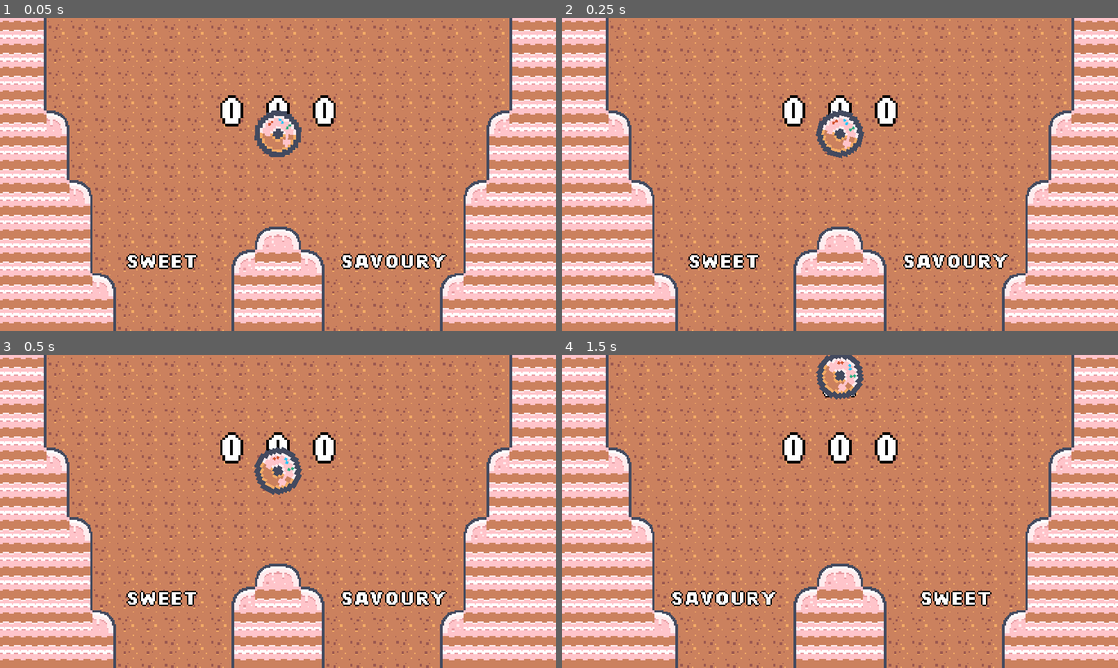
Above: before the commit, frames 1-4 (two rows, left to right).
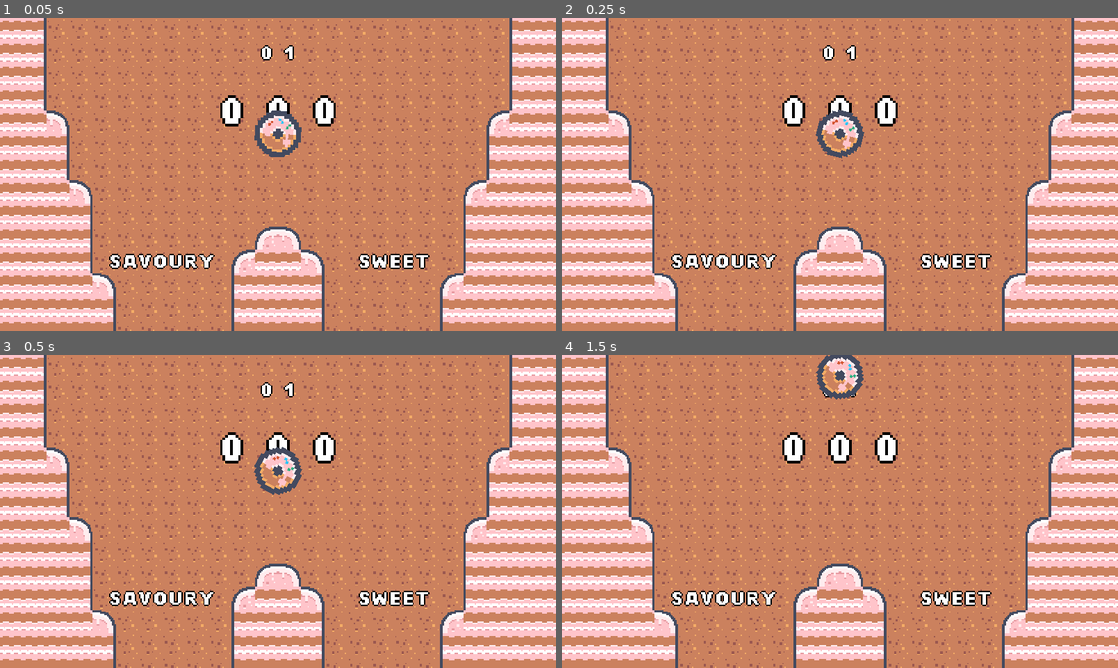
Above: after the commit, the same moments.

Repository: JakeDaSpud/kenney-jam-2024
Game: Godot game, scene res://Scenes/main_game.tscn
Two runs of this game, one before a commit and one after it. Both use one fixed random seed, a clock stepped at 60 frames per second and the inputs below.
Inputs (mouse positions are in pixels of both pictures, inside the frame that each line leads up to):
- Up to frame 1 (0.05 s): no input
- Up to frame 2 (0.25 s): no input
- Up to frame 3 (0.5 s): no input
- Up to frame 4 (1.5 s): move the mouse to (840, 470) at 0.52 s; click (840, 470) at 0.67 s; move the mouse to (728, 527) at 1.27 s; click (728, 527) at 1.42 s

The runs differ from the first frame. In frame 1, 1.2% of the frame differs, in the area x 19-81%, y 8-81%; in frame 2, 1.2%; in frame 3, 1.2%; in frame 4, nothing differs.

Commit message:
:bento: Added X Asset

Diff:
--- a/Scripts/Category_Collider.gd
+++ b/Scripts/Category_Collider.gd
@@ -41,11 +41,11 @@
 	):
 		_correct();
 		if (body.item_size == Item_Size.SINGLE):
-			Game_Manager.player_score += 0.1;
+			Game_Manager.player_score += 1;
 		elif (body.item_size == Item_Size.DOUBLE):
-			Game_Manager.player_score += 0.2;
+			Game_Manager.player_score += 2;
 		elif (body.item_size == Item_Size.TRIPLE):
-			Game_Manager.player_score += 0.3;
+			Game_Manager.player_score += 3;
 
 		Game_Manager.update_score_text();
 
--- a/Scripts/Falling_Item.gd
+++ b/Scripts/Falling_Item.gd
@@ -111,7 +111,6 @@
 
 			if (!Game_Manager.game_started):
 				Game_Manager.game_started = true;
-				Game_Manager.progress_round();
 
 			#print_debug("Left mouse button clicked on Area2D");
 
--- a/Scripts/Game_Manager.gd
+++ b/Scripts/Game_Manager.gd
@@ -45,7 +45,7 @@
 @export var item_count : int = 1;
 @export var max_item_count : int = 1;
 @export var round_count : int = 0;
-@export var player_score : float = 0.0;
+@export var player_score : int = 0.0;
 var _correct_shake : bool = false;
 var _incorrect_shake : bool = false;
 var _time : int = 0;
@@ -174,7 +174,7 @@
 func _process(delta):
 
 	# Enough Points to go to next Round
-	if (round_count < (player_score)):
+	if (round_count <= floor(player_score / 5)):
 		progress_round();
 
 	# Scaling Max count doesn't work very well, 4 is very tough anyways
@@ -261,7 +261,7 @@
 
 	if (round_count >= 15):
 		max_item_count = 4;
-	elif (round_count >= 8):
+	elif (round_count >= 10):
 		max_item_count = 3;
 	elif (round_count >= 2):
 		max_item_count = 2;
@@ -283,13 +283,13 @@
 func update_score_text():
 	#print_debug(str(player_score * 10).pad_zeros(3));
 
-	if (player_score * 10 > 999):
+	if (player_score > 999):
 		get_node("Score_01").texture = Nine_PNG;
 		get_node("Score_02").texture = Nine_PNG;
 		get_node("Score_03").texture = Nine_PNG;
 
 	else:
-		var score_string : String = str(player_score * 10).pad_zeros(3);
+		var score_string : String = str(player_score).pad_zeros(3);
 		get_node("Score_01").texture = _Digits[score_string[0].to_int()];
 		get_node("Score_02").texture = _Digits[score_string[1].to_int()];
 		get_node("Score_03").texture = _Digits[score_string[2].to_int()];
Binary file added: Assets/X.png
Not shown, added: Assets/X.png.import
